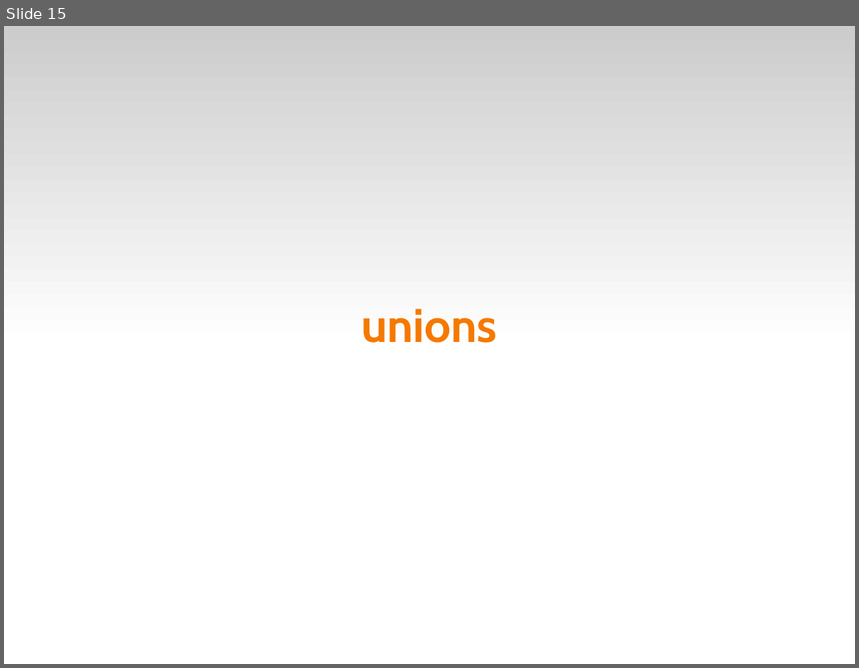
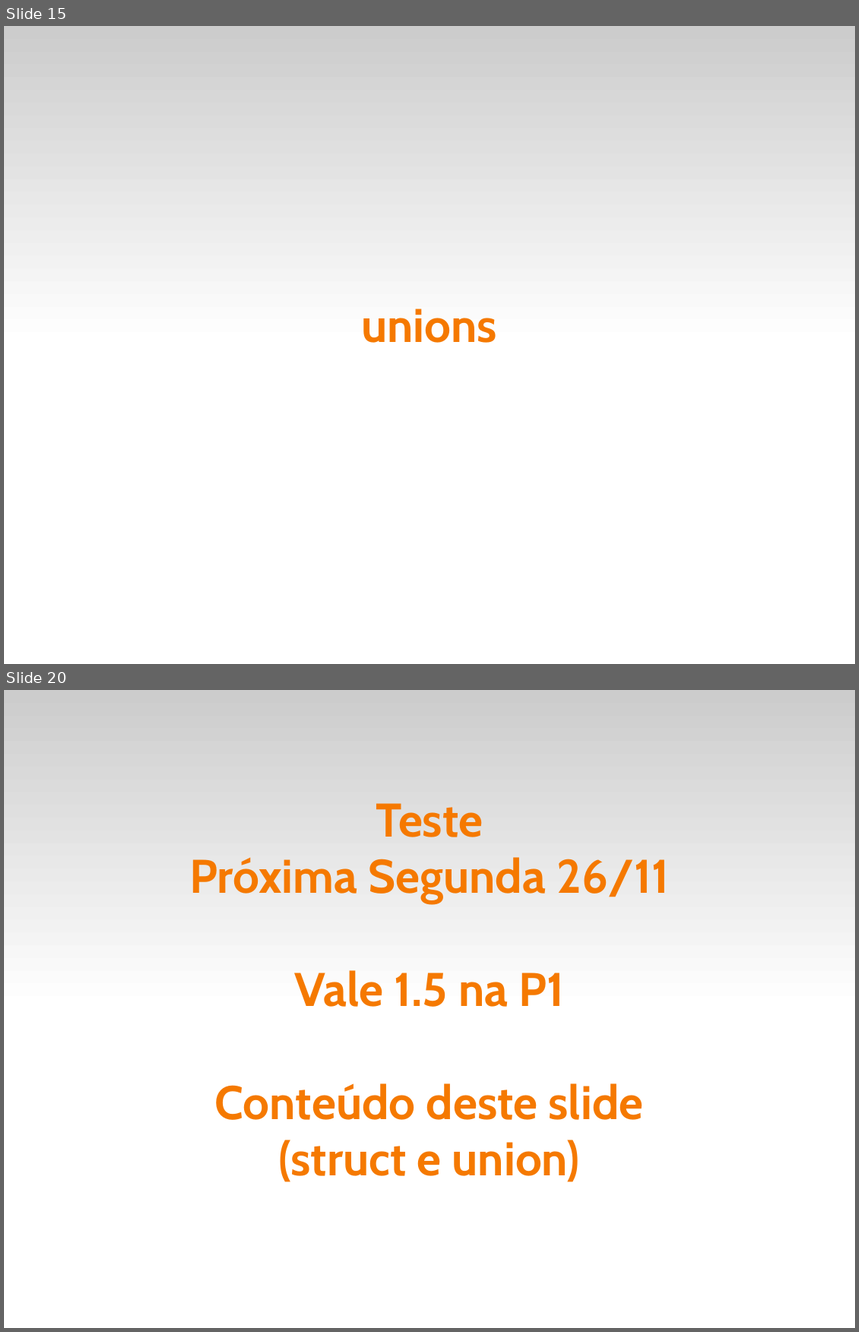
Before and after one commit to fsantanna-uerj/LP1, a slide deck: Slides/lp1-07-compostos.odp. Shown one above the other, each under a label of ours: slide 15 before the commit, slides 15 and 20 after it; the slides between them are not shown. The pictures are 859x668 and 859x1332 pixels, drawn with LibreOffice and Linux fonts; fonts in the diff are those of the drawing. Boxes give left, top, right and bottom in pixels: in the first picture for what was removed or moved away, otherwise in the second. Text is boxed around its words. In the diff, an @@ line names an element or a change of style, - is before the commit and + after.

```diff
--- a/Slides/lp1-07-compostos.odp
+++ b/Slides/lp1-07-compostos.odp
@@ slide 20 added at box(4, 690, 855, 1328), background #FFFFFF; not listed: 1 template element that a slide beside it also shows @@
@@ title added at box(189, 803, 669, 1182), 44 pt, text #F57900, bold @@
+Teste
+Próxima Segunda 26/11
+Vale 1.5 na P1
+Conteúdo deste slide
+(struct e union)
```
Also in this commit, not shown: 2 slides changed, 4 other slides added, 2 other files.
